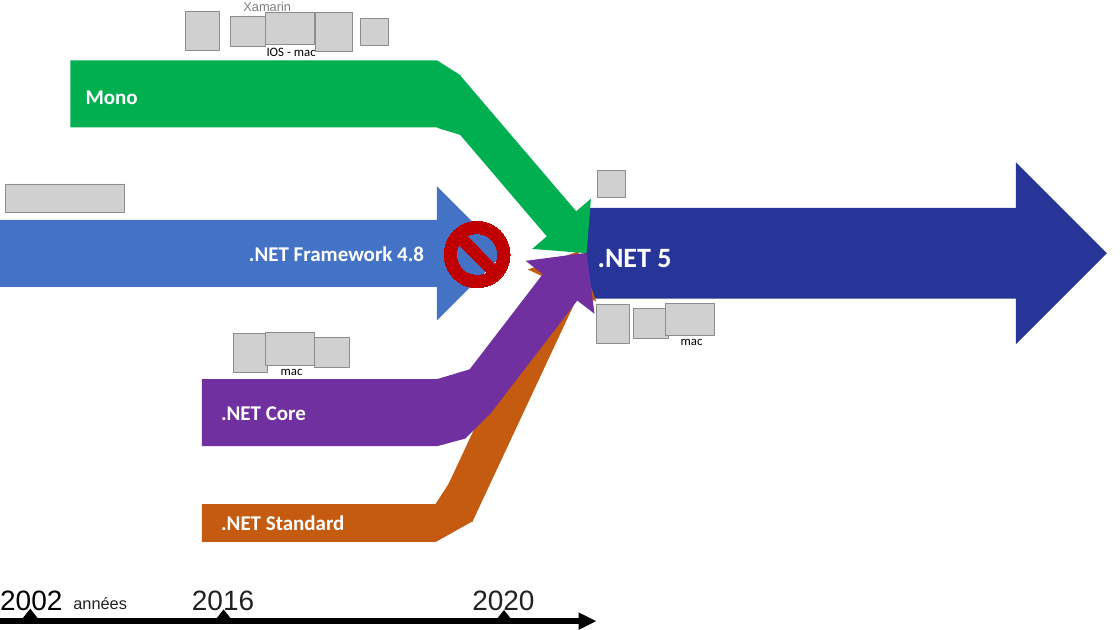
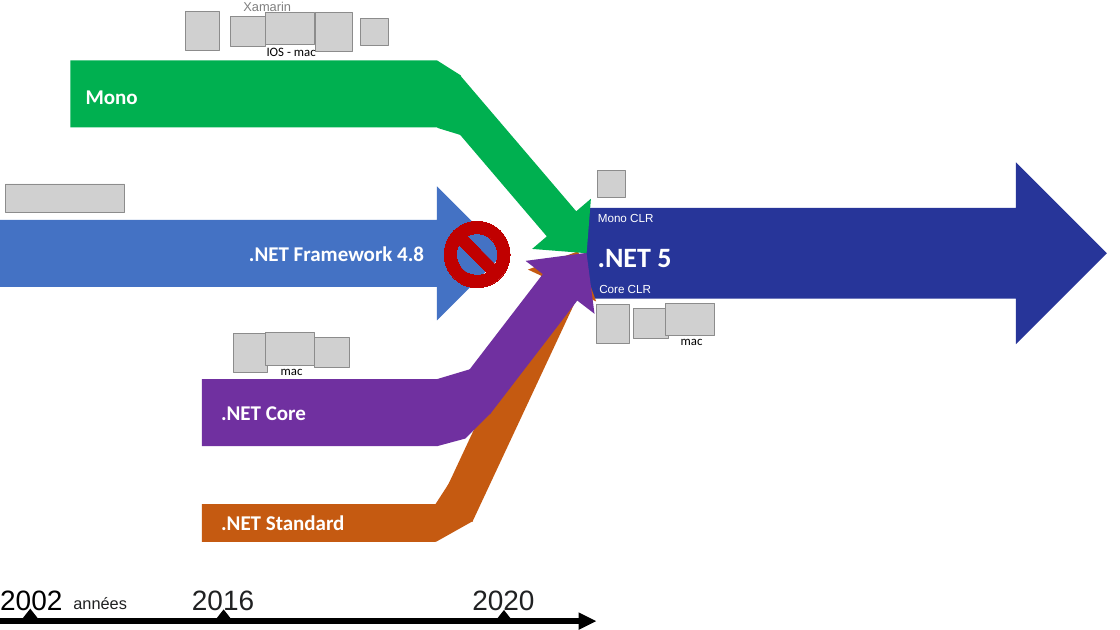
Before and after one commit to guillaume-chervet/course.dotnet, a slide deck: slide 9 of documentations/Dotnet vs dotnet core.pptx. Drawn at 1120x630 pixels with LibreOffice and Linux fonts; fonts in the diff are those of the drawing; grey boxes stand for pictures. Boxes give left, top, right and bottom in pixels: in the first picture for what was removed or moved away, otherwise in the second. Text is boxed around its words. In the diff, an @@ line names an element or a change of style, - is before the commit and + after.

```diff
--- a/documentations/Dotnet vs dotnet core.pptx
+++ b/documentations/Dotnet vs dotnet core.pptx
@@ text added at (598,214,653,222), 10 pt, text #FFFFFF @@
+Mono CLR
@@ text added at (599,285,651,293), 10 pt, text #FFFFFF @@
+Core CLR
```
Also in this commit, not shown: 1 other slide changed, 3 other files.
